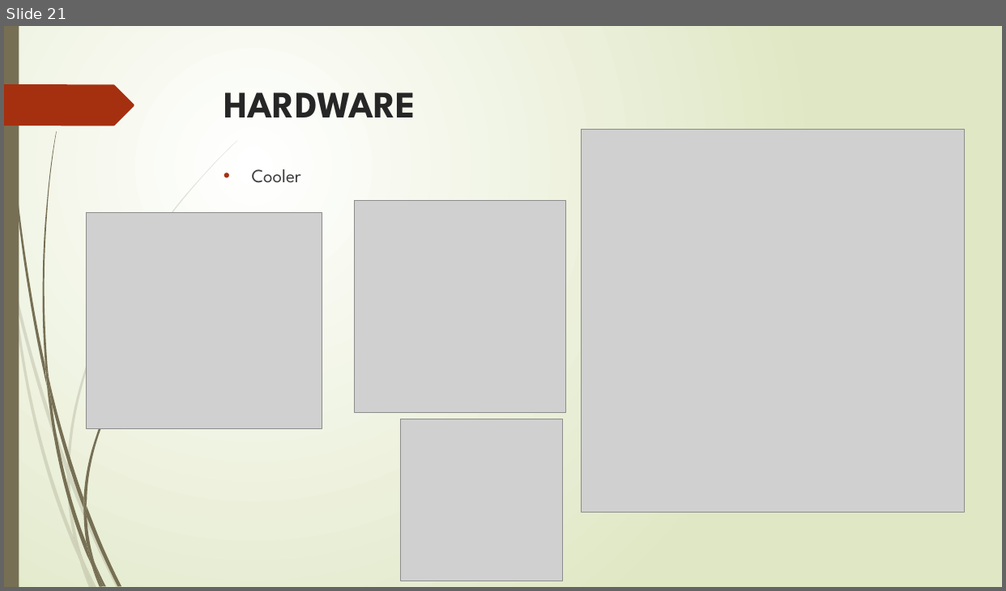
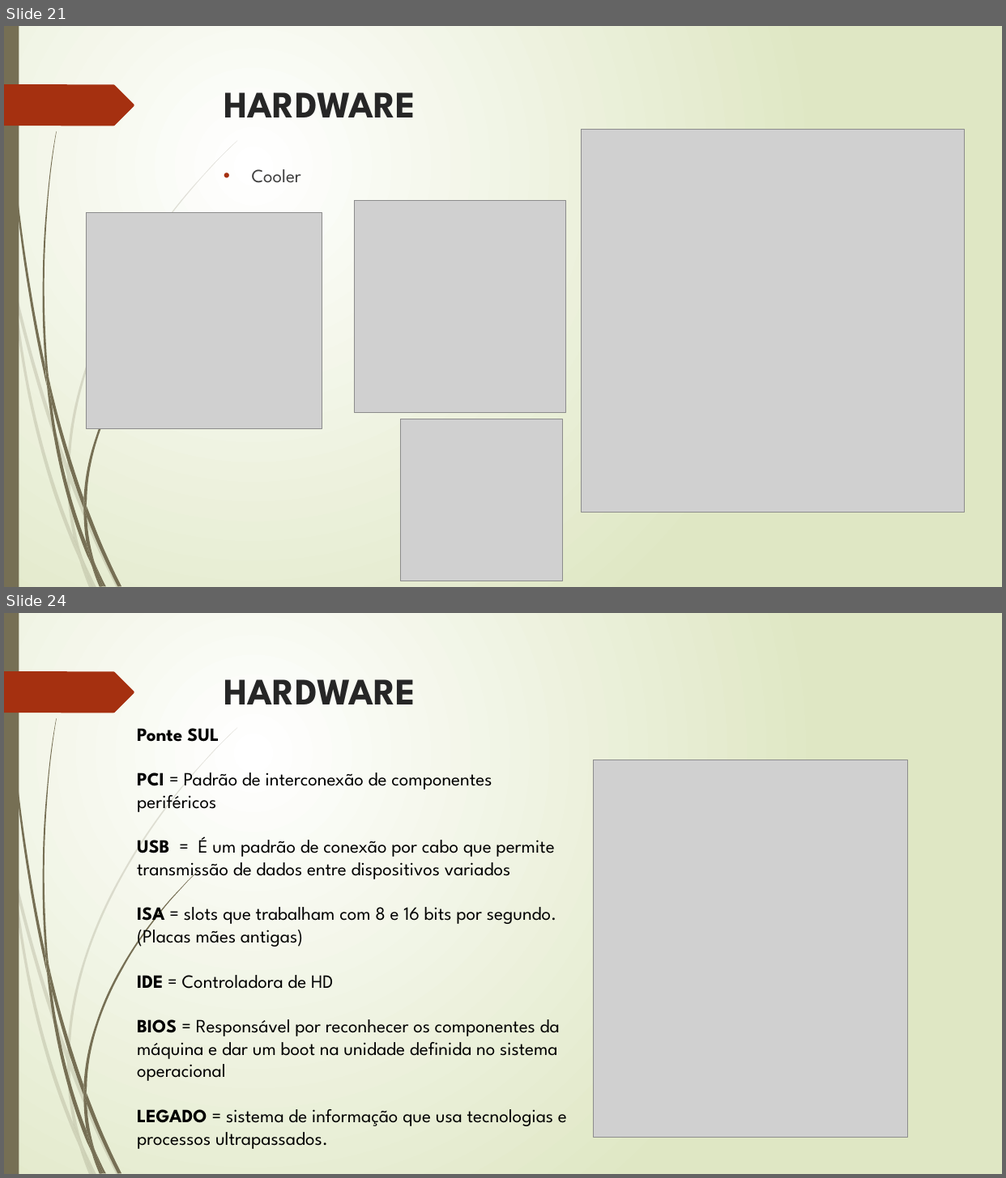
Before and after one commit to luisfernandospoljaric/Aulas-Luis, a slide deck: Hardware Luis/Aula 2/Hardware.pptx. Shown one above the other, each under a label of ours: slide 21 before the commit, slides 21 and 24 after it; the slides between them are not shown. The pictures are 1006x591 and 1006x1178 pixels, drawn with LibreOffice and Linux fonts; fonts in the diff are those of the drawing; grey boxes stand for pictures. Boxes give left, top, right and bottom in pixels: in the first picture for what was removed or moved away, otherwise in the second. Text is boxed around its words. In the diff, an @@ line names an element or a change of style, - is before the commit and + after.

```diff
--- a/Hardware Luis/Aula 2/Hardware.pptx
+++ b/Hardware Luis/Aula 2/Hardware.pptx
@@ slide 24 added at box(4, 613, 1002, 1174), background gradient #FFFFFF to #DFE8C4; not listed: 24 template elements that a slide beside it also shows @@
@@ title added at box(224, 679, 415, 705), 36 pt, text #262626, bold @@
+HARDWARE
@@ text added at box(137, 728, 567, 1149), 18 pt, text #000000 @@
+Ponte SUL
+PCI = Padrão de interconexão de componentes periféricos
+USB = É um padrão de conexão por cabo que permite transmissão de dados entre dispositivos variados
+ISA = slots que trabalham com 8 e 16 bits por segundo. (Placas mães antigas)
+IDE = Controladora de HD
+BIOS = Responsável por reconhecer os componentes da máquina e dar um boot na unidade definida no sistema operacional
+LEGADO = sistema de informação que usa tecnologias e processos ultrapassados.
@@ picture added at box(594, 760, 908, 1137) @@
```
Also in this commit, not shown: 4 slides changed, 6 other slides added, 2 other files.
